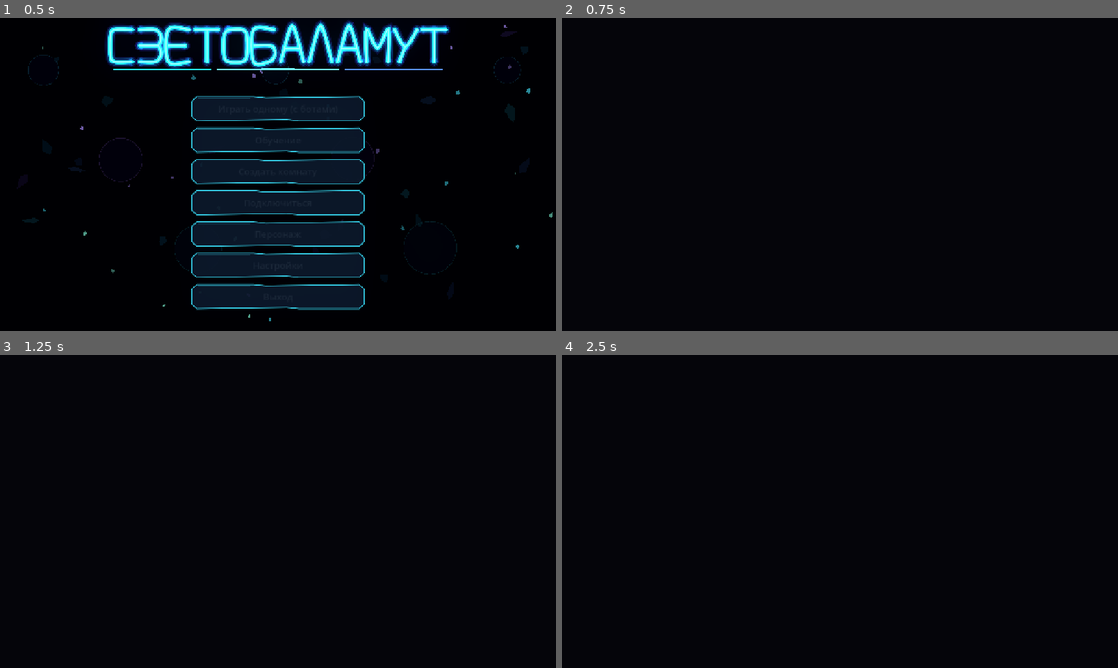
Above: before the commit, frames 1-4 (two rows, left to right).
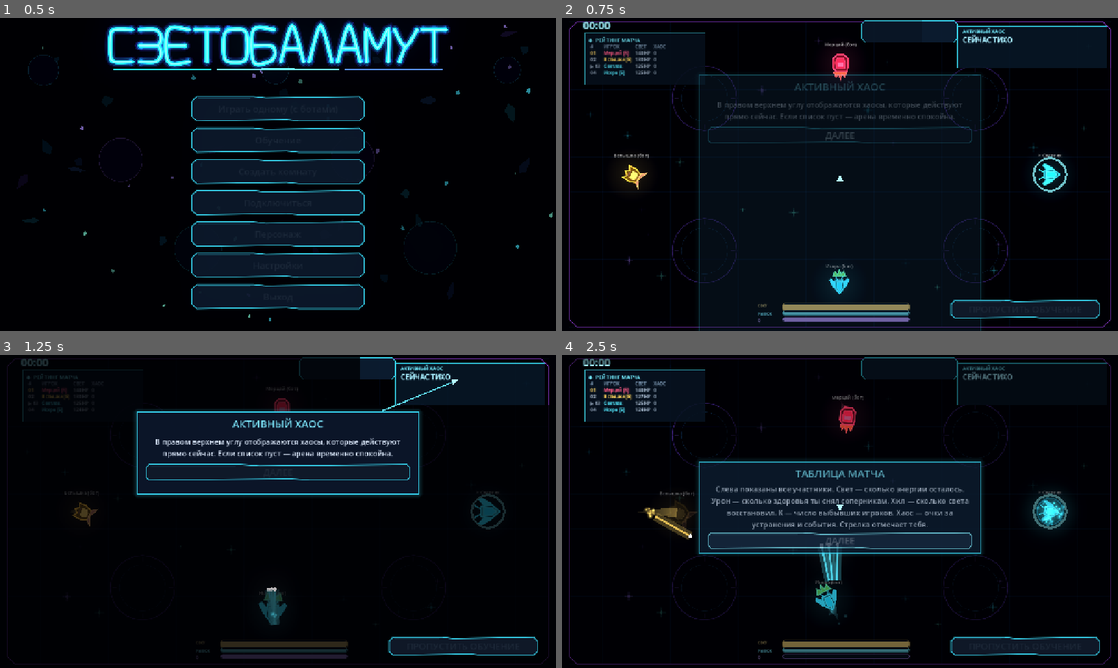
Above: after the commit, the same moments.

Repository: DvoreZZKy/svetobalamut
Game: Godot game, scene res://scenes/menu.tscn
The game is run twice, just before and just after one commit, with the same random seed, the same clock (stepped at 60 frames per second) and the same inputs.
Inputs (mouse positions are in pixels of both pictures, inside the frame that each line leads up to):
- Up to frame 1 (0.5 s): no input
- Up to frame 2 (0.75 s): click "Играть одному (с ботами)" at 0.5 s
- Up to frame 3 (1.25 s): no input
- Up to frame 4 (2.5 s): tap Enter (restart) at 1.25 s; move the mouse to (962, 495) at 1.27 s; hold D (right) 1.28-2 s; tap Q (ability) at 1.35 s; click (962, 495) at 1.42 s; click (840, 473) at 2 s, where only the run after the commit has a clickable "ДАЛЕЕ"

Frame 1 is identical in both runs. In frame 2, 10% of the frame differs, in the area x 1-99%, y 0-100%; in frame 3, 19%; in frame 4, 22%, in the area x 1-99%, y 0-99%.
Error before the commit: Parse Error: Cannot infer the type of "meteor_active" variable because the value doesn't have a set type. (res://scripts/arena.gd:1322)

Commit message:
Fix typed chaos HUD state for Godot parser

Diff:
--- a/scripts/arena.gd
+++ b/scripts/arena.gd
@@ -1319,14 +1319,15 @@
 	var stopwatch_text := "%02d:%02d" % [elapsed / 60, elapsed % 60]
 	var glitch_now := Time.get_ticks_msec()
 	var fx: Dictionary = view.get("fx", {})
-	var meteor_active := not view.get("mt", []).is_empty()
-	var meteor_burning := meteor_active or glitch_now < meteor_impact_until
+	var meteors: Array = view.get("mt", [])
+	var meteor_active: bool = not meteors.is_empty()
+	var meteor_burning: bool = meteor_active or glitch_now < meteor_impact_until
 	var chaos_key := ""
 	for candidate in ["invert", "reverse", "blind", "bounce", "zerog", "rain", "steal", "doubles", "magnet", "bomb"]:
 		if float(fx.get(candidate, 0.0)) > 0.0:
 			chaos_key = candidate
 			break
-	var glitching := glitch_now < timer_glitch_until or meteor_active or not chaos_key.is_empty()
+	var glitching: bool = glitch_now < timer_glitch_until or meteor_active or not chaos_key.is_empty()
 	var step := int(glitch_now / (42 if meteor_burning else 65))
 	if glitching:
 		if step != glitch_step:
